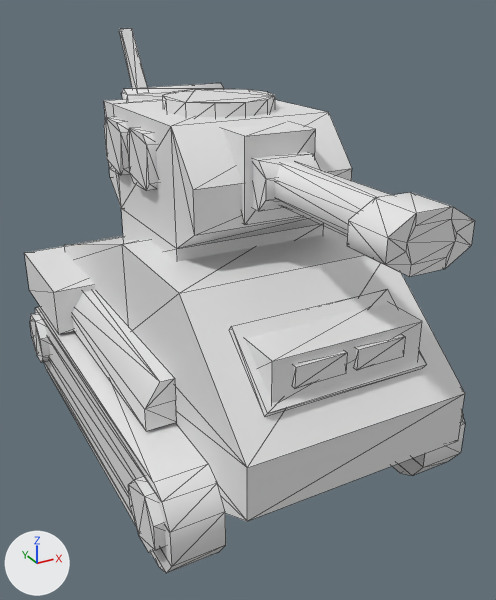
Renders of the FBX model Assets/_Project/Art/Models/Unit/unit_Tank_Combat_B_yup.fbx from each side of a commit.
Before and after are seen from a camera (50 mm lens) standing at (-2.91, -6.03, 4.24) and looking at (0.05, -0.64, 1.55). The lights are fixed; the arrows at lower left show +X, +Y and +Z. The older version comes first. Mesh edges are drawn as thin lines. Where no turn or scale is listed for an object, it has been applied to the vertices.

Names of what the first picture shows: 'unit_Tank_Combat_B_Body_yup', 'unit_Tank_Combat_B_Gun_yup', 'unit_Tank_Combat_B_Turret_yup'.
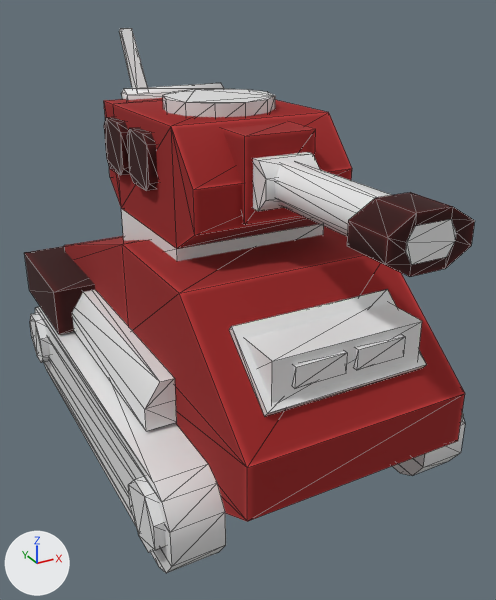
Commit message: Added color to actors

Where the newer file only moved an object's origin or applied its transform, the numbers keep the older frame.

Location of each change, (x1, y1, x2, y2) in pixels of the pictures (496 x 600 px; the box of a moved part takes in the faces that stretch with it):
part 1 of me_mesh_001, moved or reshaped
    both: (104, 80, 352, 249)
part 2 of me_mesh_001, recoloured (white to red)
    both: (104, 101, 352, 249)
part 3 of me_mesh_001, recoloured (white to red)
    both: (104, 98, 163, 104)
part 4 of me_mesh_001, recoloured (white to red)
    both: (114, 100, 326, 126)
part 5 of me_mesh_002, recoloured (white to brown)
    both: (347, 192, 475, 277)
part 6 of me_mesh, moved or reshaped
    both: (24, 209, 465, 521)
part 7 of me_mesh, recoloured (white to red)
    both: (24, 236, 145, 334)
part 8 of me_mesh, recoloured (white to red)
    both: (122, 226, 465, 521)

Edits to the bpy script that builds the scene:
```text
Add img_txtr_canopus_iii_set01_red_diff_png:
    img_txtr_canopus_iii_set01_red_diff_png = load_image('txtr_canopus-iii_set01-red_diff.png', '../../../../Canopus-III_Low-Poly_Sci-Fi_Desert_Units_Set_1/textures/txtr_canopus-iii_set01-red_diff.png', 2048, 2048, 'sRGB')
Add mat_actorcolor:
    mat_actorcolor = principled_material('ActorColor')
    mat_actorcolor.texture = img_txtr_canopus_iii_set01_red_diff_png
    mat_actorcolor.roughness = 1.0
Add mat_actormaterial:
    mat_actormaterial = principled_material('ActorMaterial')
    mat_actormaterial.base_color = (0.8, 0.8, 0.8)  # white #e7e7e7
    mat_actormaterial.roughness = 0.4
Change me_mesh_001:
    used by ob_unit_tank_combat_b_turret_yup; parent = ob_unit_tank_combat_b_body_yup; location = (0.0, 227.5, 18.64)
    remove me_mesh_001.from_pydata(...)  # 132 vertices, 190 faces; spans x -84.0..84.0, y 0.0..168.0, z -142.0..110.0
    add me_mesh_001.from_pydata(...)  # 132 vertices, 190 faces; spans x -1.0..1.0, y 0.0..2.0, z -1.0..1.0
    me_mesh_001 part 1: the whole mesh is scaled about the mesh origin by 0.01
    me_mesh_001 part 2: 118 of the faces centred in x -84.0..84.0, y 8.0..98.0, z -94.0..110.0 switch from no material to mat_actorcolor (picture img_txtr_canopus_iii_set01_red_diff_png)
    me_mesh_001 part 3: 6 of the faces centred in x -25.0..25.0, y 9.0..103.0, z -104.0..-85.0 switch from no material to mat_actorcolor (picture img_txtr_canopus_iii_set01_red_diff_png)
    me_mesh_001 part 4: 2 of the faces centred in x -25.0..25.0, y 103.0, z -28.0..20.0 switch from no material to mat_actorcolor (picture img_txtr_canopus_iii_set01_red_diff_png)
    add me_mesh_001.materials.append(mat_actormaterial)  # white #e7e7e7
Change me_mesh:
    used by ob_unit_tank_combat_b_body_yup; location = (0.0, 0.0, 0.0); rotation_euler = (1.571, 0.0, 0.0), in degrees (90, 0, 0); scale = (0.01, 0.01, 0.01)
    remove me_mesh.from_pydata(...)  # 206 vertices, 300 faces; spans x -158.0..158.0, y 0.0..227.0, z -227.0..259.0
    add me_mesh.from_pydata(...)  # 206 vertices, 300 faces; spans x -2.0..2.0, y 0.0..2.0, z -2.0..3.0
    me_mesh part 6: the whole mesh is scaled about the mesh origin by 0.01
    me_mesh part 7: 34 of the faces centred in x -147.0..147.0, y 33.0..193.0, z -227.0..-56.0 switch from no material to mat_actorcolor (picture img_txtr_canopus_iii_set01_red_diff_png)
    me_mesh part 8: 22 of the faces centred in x -103.0..103.0, y 33.0..216.0, z 64.0..259.0 switch from no material to mat_actorcolor (picture img_txtr_canopus_iii_set01_red_diff_png)
    add me_mesh.materials.append(mat_actormaterial)  # white #e7e7e7
Change me_mesh_002:
    where me_mesh_002.from_pydata(...)  # 52 vertices, 78 faces; spans x -0.35..0.35, y -1.87..0.0, z -0.21..0.21
    used by ob_unit_tank_combat_b_gun_yup; location = (0.0, -1.2, 2.87)
    me_mesh_002 part 5: 38 of the faces centred in x -0.35..0.35, y -1.87..-1.48, z -0.2..0.2 switch from no material to mat_actorcolor (picture img_txtr_canopus_iii_set01_red_diff_png)
    add me_mesh_002.materials.append(mat_actormaterial)  # white #e7e7e7
Change ob_unit_tank_combat_b_turret_yup:
    ob_unit_tank_combat_b_turret_yup.location: (0.0, 227.5, 18.64) -> (0.0, 2.275, 0.186)
Change ob_unit_tank_combat_b_body_yup:
    ob_unit_tank_combat_b_body_yup.scale: (0.01, 0.01, 0.01) -> (1.0, 1.0, 1.0)
```
